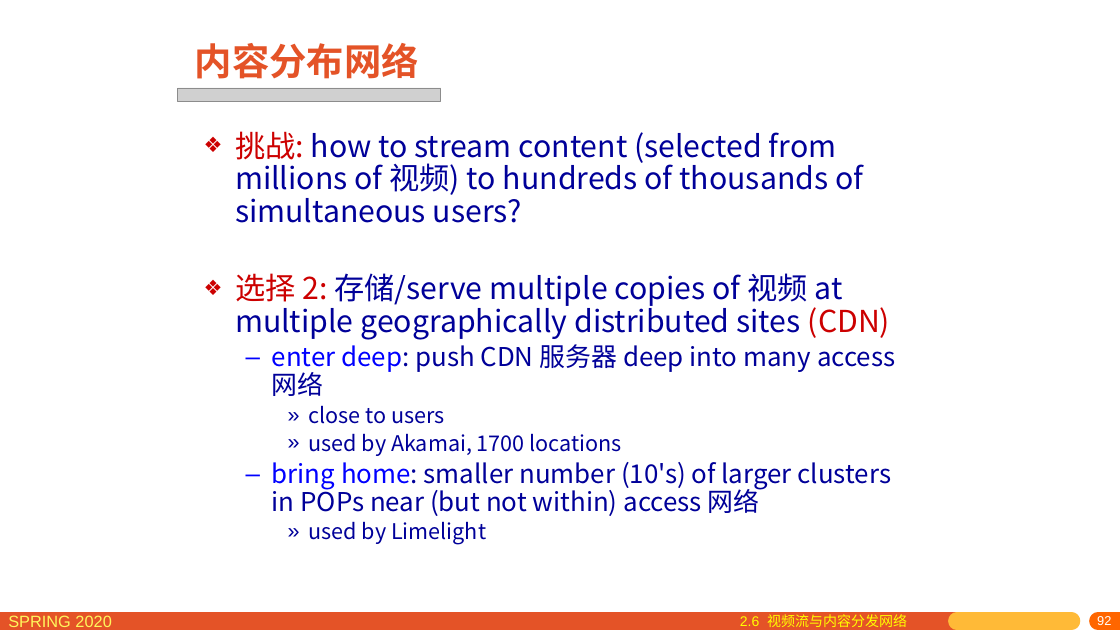
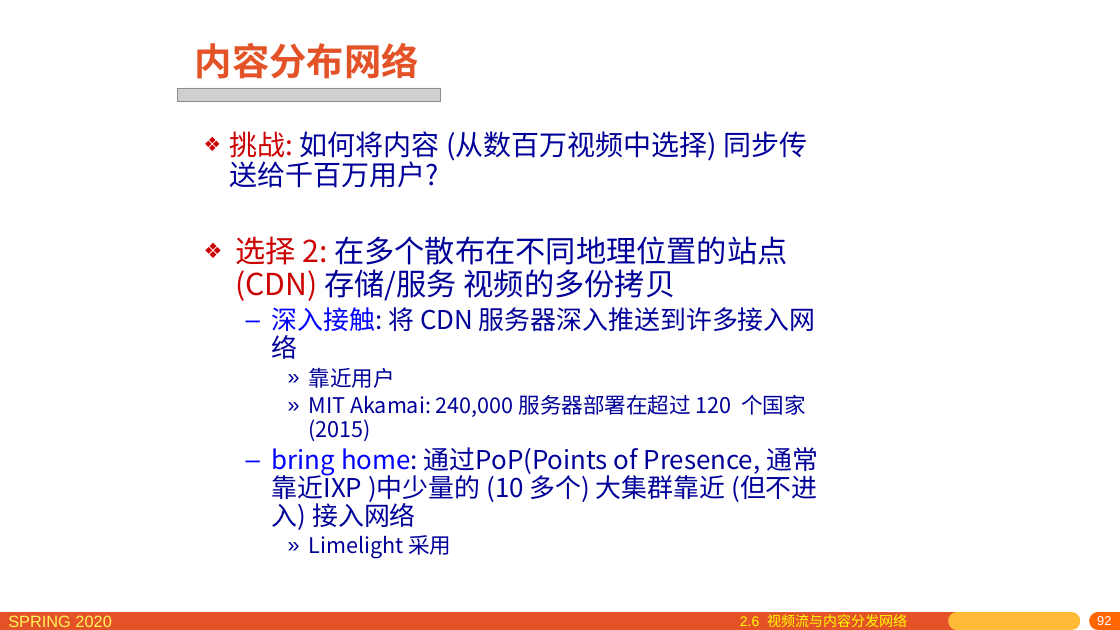
Before and after one commit to network-distributed/presentations, a slide deck: slide 92 of chapter2_cn.pptx. Drawn at 1120x630 pixels with LibreOffice and Linux fonts; fonts in the diff are those of the drawing; grey boxes stand for pictures. Boxes give left, top, right and bottom in pixels: in the first picture for what was removed or moved away, otherwise in the second. Text is boxed around its words. In the diff, an @@ line names an element or a change of style, - is before the commit and + after.

```diff
--- a/chapter2_cn.pptx
+++ b/chapter2_cn.pptx
@@ text at [230,131,819,559]: text changed; size 25.9 to 22.2 pt @@
-❖ 挑战: how to stream content (selected from millions of 视频) to hundreds of thousands of simultaneous users?
-❖ 选择 2: 存储/serve multiple copies of 视频 at multiple geographically distributed sites (CDN)
-  – enter deep: push CDN 服务器 deep into many access 网络
-    » close to users
-    » used by Akamai, 1700 locations
-  – bring home: smaller number (10's) of larger clusters in POPs near (but not within) access 网络
-    » used by Limelight
+❖ 挑战: 如何将内容 (从数百万视频中选择) 同步传送给千百万用户?
+❖ 选择 2: 在多个散布在不同地理位置的站点 (CDN) 存储/服务 视频的多份拷贝
+  – 深入接触: 将 CDN 服务器深入推送到许多接入网络
+    » 靠近用户
+    » MIT Akamai: 240,000 服务器部署在超过 120 个国家 (2015)
+  – bring home: 通过PoP(Points of Presence, 通常靠近IXP )中少量的 (10 多个) 大集群靠近 (但不进入) 接入网络
+    » Limelight 采用
```
Also in this commit, not shown: 15 other slides changed, 1 other file.
